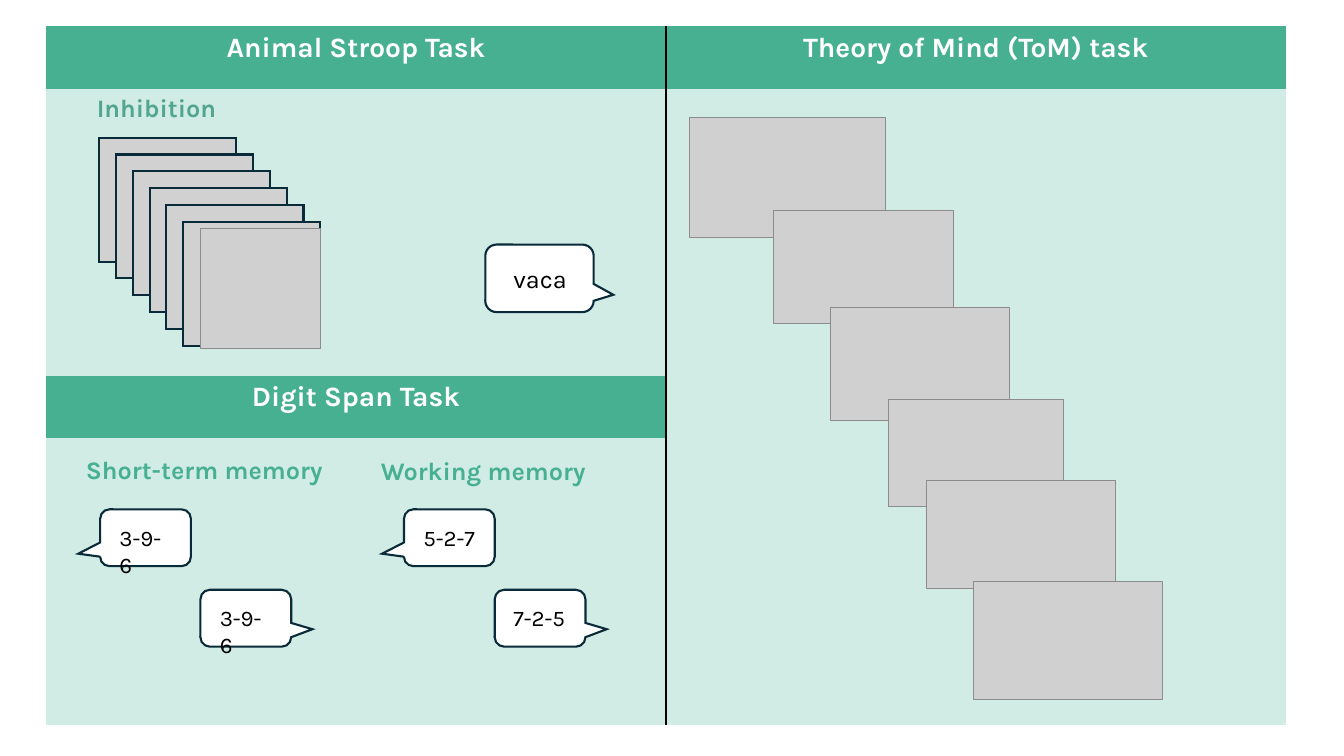
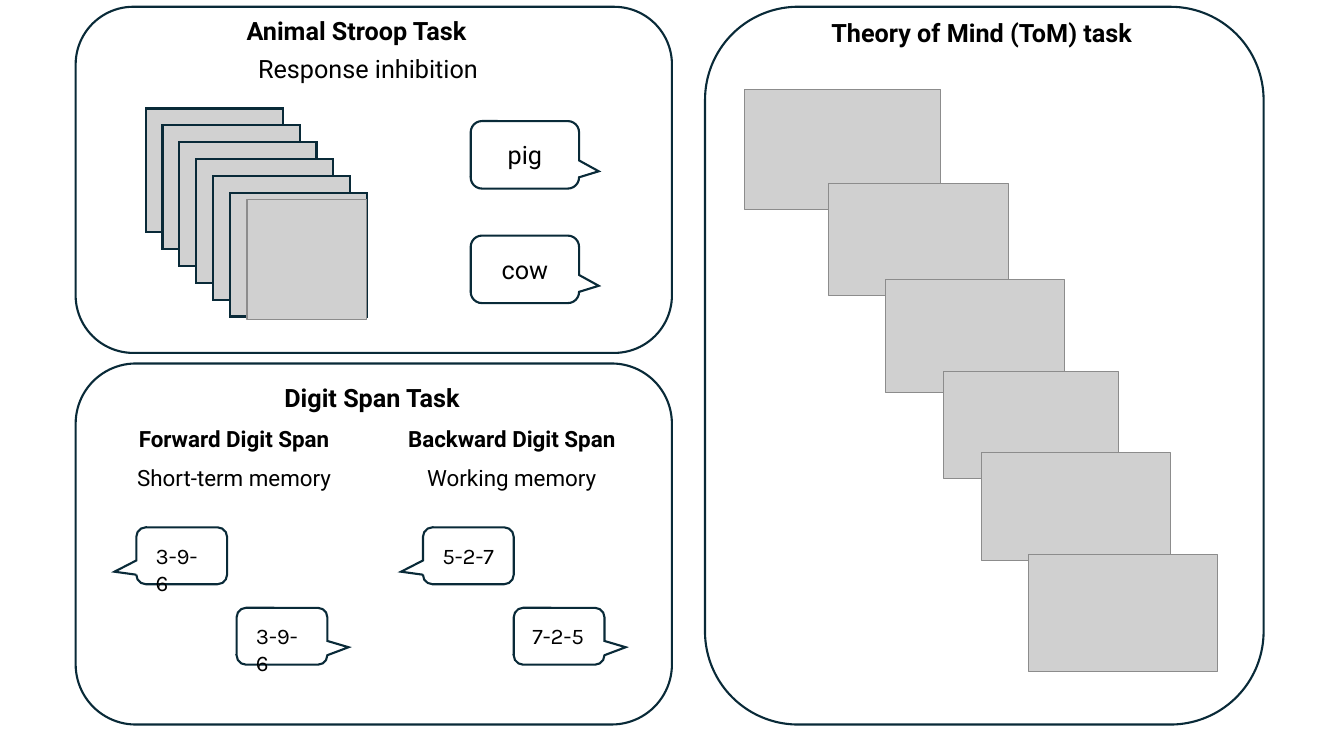
Before and after one commit to ivarrh/dev_rules, a slide deck: slide 1 of Figures/additional_tasks.pptx. Drawn at 1344x756 pixels with LibreOffice and Linux fonts; fonts in the diff are those of the drawing; grey boxes stand for pictures. Boxes give left, top, right and bottom in pixels: in the first picture for what was removed or moved away, otherwise in the second. Text is boxed around its words. In the diff, an @@ line names an element or a change of style, - is before the commit and + after.

Commit message:
update to ppt figures

```diff
--- a/Figures/additional_tasks.pptx
+++ b/Figures/additional_tasks.pptx
@@ table removed at (46, 26, 1287, 725), 4 rows, 2 columns @@
-Animal Stroop Task | Theory of Mind (ToM) task
- | 
-Digit Span Task | 
- | 
@@ rounded rectangle added at (76, 7, 673, 353), outline #092A39 1.5 pt @@
@@ text added at (247, 21, 466, 45), 18 pt, text #000000, bold @@
+Animal Stroop Task
@@ rounded rectangle added at (705, 7, 1263, 725), outline #092A39 1.5 pt @@
@@ text added at (831, 22, 1131, 48), 18 pt, text #000000, bold @@
+Theory of Mind (ToM) task
@@ text at (258, 59, 478, 83): text changed; font Karla to Roboto; text colour #52A68E to #000000; bold off @@
-Inhibition
+Response inhibition
@@ 5 rectangles, 1 picture: place and size @@
-5 rectangles, 1 picture at (99, 138, 321, 349)
+5 rectangles, 1 picture at (146, 109, 367, 320)
@@ rounded speech box added at (471, 121, 580, 189), fill #FFFFFF, outline #092A39 1.5 pt @@
@@ text added at (508, 146, 542, 170), 18 pt, text #000000 @@
+pig
@@ rectangle: place and size @@
-rectangle at (149, 189, 286, 313)
+rectangle at (197, 159, 334, 283)
@@ rounded speech box: place and size @@
-rounded speech box at (485, 245, 594, 313)
+rounded speech box at (471, 236, 580, 303)
@@ text at (502, 265, 548, 280): text changed; font Karla to Roboto @@
-vaca
+cow
@@ rounded rectangle added at (76, 364, 673, 725), outline #092A39 1.5 pt @@
@@ text added at (284, 388, 459, 413), 18 pt, text #000000, bold @@
+Digit Span Task
@@ table added at (96, 419, 650, 499), 2 rows, 2 columns @@
+Forward Digit Span | Backward Digit Span
+Short-term memory | Working memory
@@ text removed at (86, 461, 323, 485) @@
-Short-term memory
@@ text removed at (381, 462, 586, 486) @@
-Working memory
@@ 3 pictures: place and size @@
-3 pictures at (831, 308, 1116, 589)
+3 pictures at (886, 279, 1172, 561)
@@ 2 texts, 2 rounded speech boxes: place and size @@
-2 texts, 2 rounded speech boxes at (404, 509, 586, 646)
+2 texts, 2 rounded speech boxes at (423, 527, 605, 664)
@@ 3 pictures: place and size @@
-3 pictures at (690, 117, 1163, 699)
+3 pictures at (744, 90, 1218, 671)
@@ 2 texts, 2 rounded speech boxes: place and size @@
-2 texts, 2 rounded speech boxes at (100, 509, 291, 654)
+2 texts, 2 rounded speech boxes at (136, 527, 328, 672)
```
Also in this commit, not shown: 1 slide added, 6 other files.
